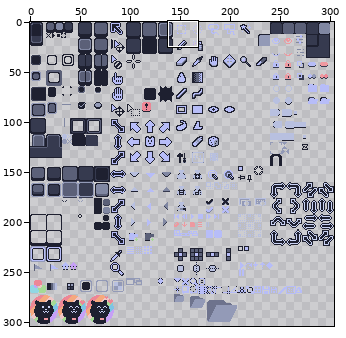
Edited in one commit: sprite sheet (themes/macchiato/catppuccin-theme-macchiato/sheet.png). Above, an overview of the earlier version with the close-up marked.
Close-up. Before:
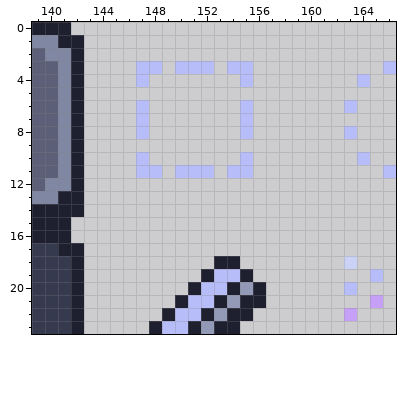
The file is 304x304 pixels. Shown: x 139..166, y 0..23.
After the commit:
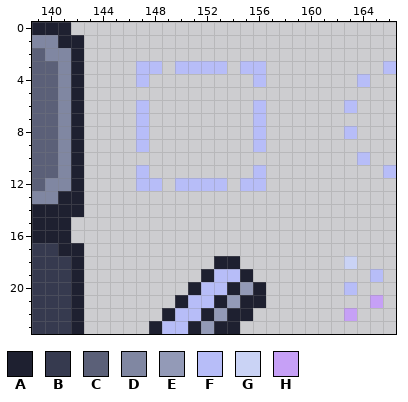
Palette (. is transparent): A #1e2030  B #363a4f  C #5b6078  D #8087a2  E #939ab7  F #b7bdf8  G #cad3f5  H #c6a0f6
Log entry: Moved rectangular marquee tool sprite to be centered
The exact change:
Changed rows in their new state; - is an unchanged pixel.
first column x 147:
 3 ------F.-F
 4 --------.F
 6 --------.F
 7 --------.F
 8 --------.F
 9 F--------F
10 .-------.-
11 -.-...-..F
12 FF-FFFF-FF
Where, in picture pixels (left, top, right, bottom), the same in both close-ups:
changed: (136, 61, 266, 191)
